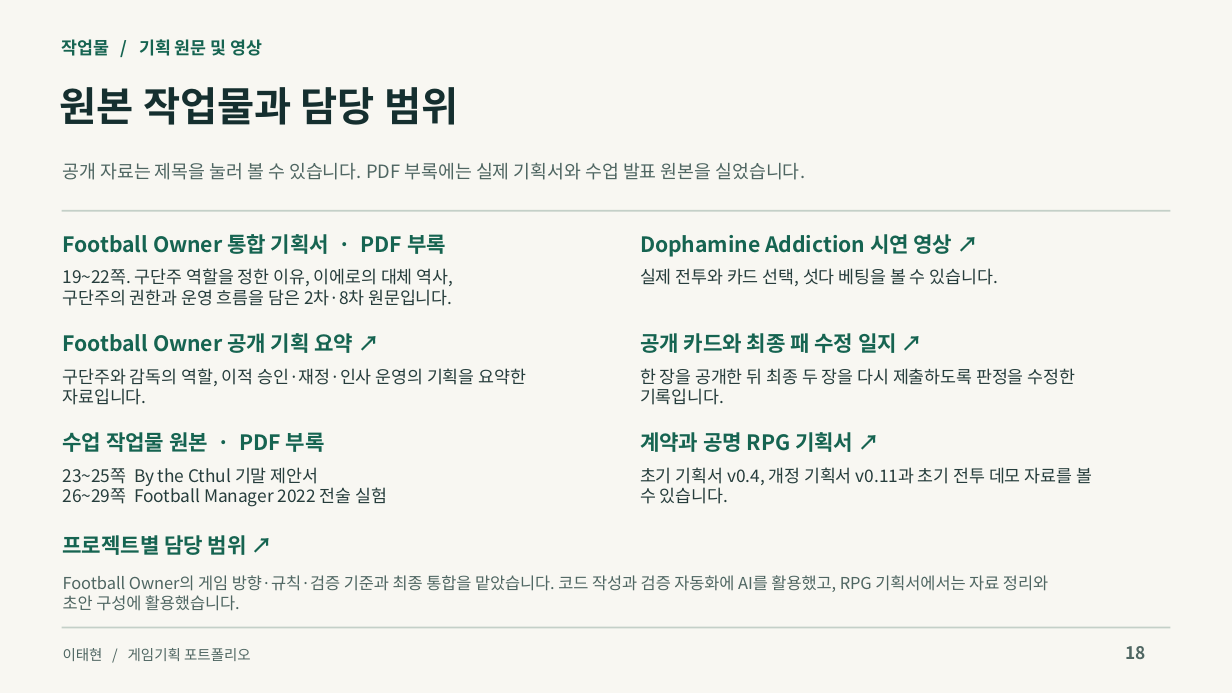
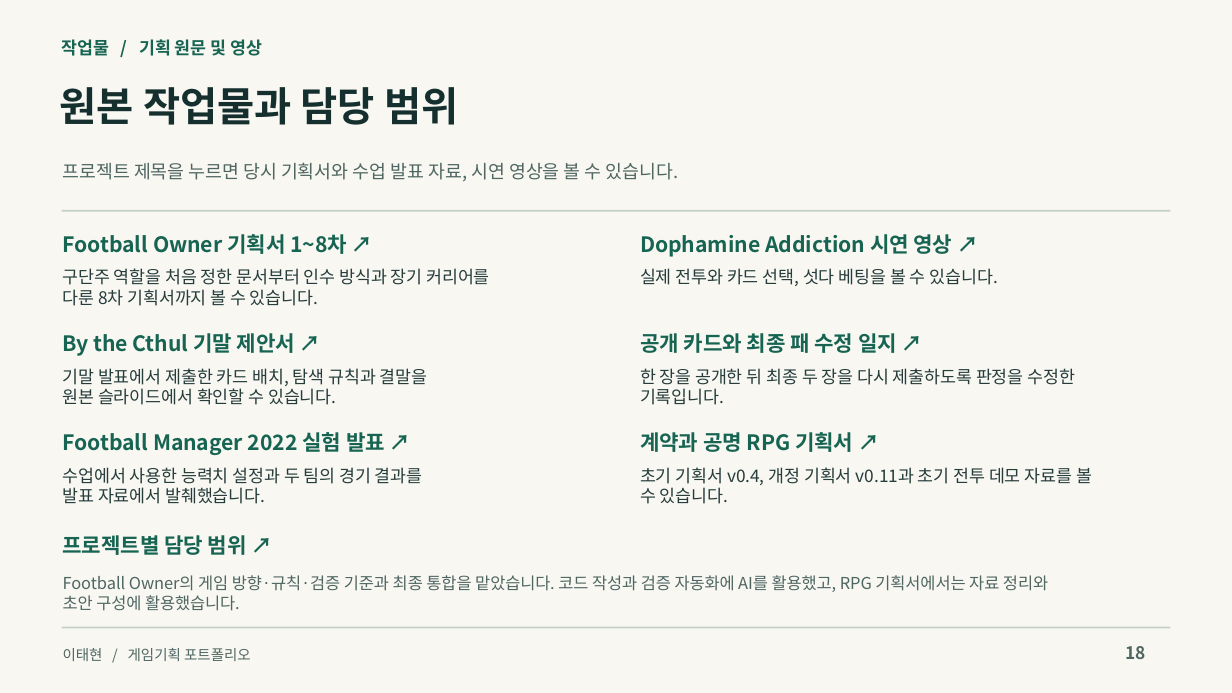
Before and after one commit to 2021180033-LTH/game-programming-portfolio, a slide deck: slide 18 of portfolio/game-design/LeeTaehyun_GameDesign_Portfolio.pptx. Drawn at 1232x693 pixels with LibreOffice and Linux fonts; fonts in the diff are those of the drawing. Boxes give left, top, right and bottom in pixels: in the first picture for what was removed or moved away, otherwise in the second. Text is boxed around its words. In the diff, an @@ line names an element or a change of style, - is before the commit and + after.

```diff
--- a/portfolio/game-design/LeeTaehyun_GameDesign_Portfolio.pptx
+++ b/portfolio/game-design/LeeTaehyun_GameDesign_Portfolio.pptx
@@ text at (63, 162, 679, 182): text changed @@
-공개 자료는 제목을 눌러 볼 수 있습니다. PDF 부록에는 실제 기획서와 수업 발표 원본을 실었습니다.
+프로젝트 제목을 누르면 당시 기획서와 수업 발표 자료, 시연 영상을 볼 수 있습니다.
@@ text at (63, 234, 347, 254): text changed @@
-Football Owner 통합 기획서 · PDF 부록
+Football Owner 기획서 1~8차 ↗
@@ text at (63, 268, 490, 306): text changed @@
-19~22쪽. 구단주 역할을 정한 이유, 이에로의 대체 역사,
-구단주의 권한과 운영 흐름을 담은 2차·8차 원문입니다.
+구단주 역할을 처음 정한 문서부터 인수 방식과 장기 커리어를
+다룬 8차 기획서까지 볼 수 있습니다.
@@ text at (63, 333, 295, 356): text changed @@
-Football Owner 공개 기획 요약 ↗
+By the Cthul 기말 제안서 ↗
@@ text at (63, 368, 428, 405): text changed @@
-구단주와 감독의 역할, 이적 승인·재정·인사 운영의 기획을 요약한
-자료입니다.
+기말 발표에서 제출한 카드 배치, 탐색 규칙과 결말을
+원본 슬라이드에서 확인할 수 있습니다.
@@ text at (63, 432, 385, 455): text changed @@
-수업 작업물 원본 · PDF 부록
+Football Manager 2022 실험 발표 ↗
@@ text at (63, 467, 423, 504): text changed @@
-23~25쪽 By the Cthul 기말 제안서
-26~29쪽 Football Manager 2022 전술 실험
+수업에서 사용한 능력치 설정과 두 팀의 경기 결과를
+발표 자료에서 발췌했습니다.
```
Also in this commit, not shown: 3 other slides changed, 5 other files.
